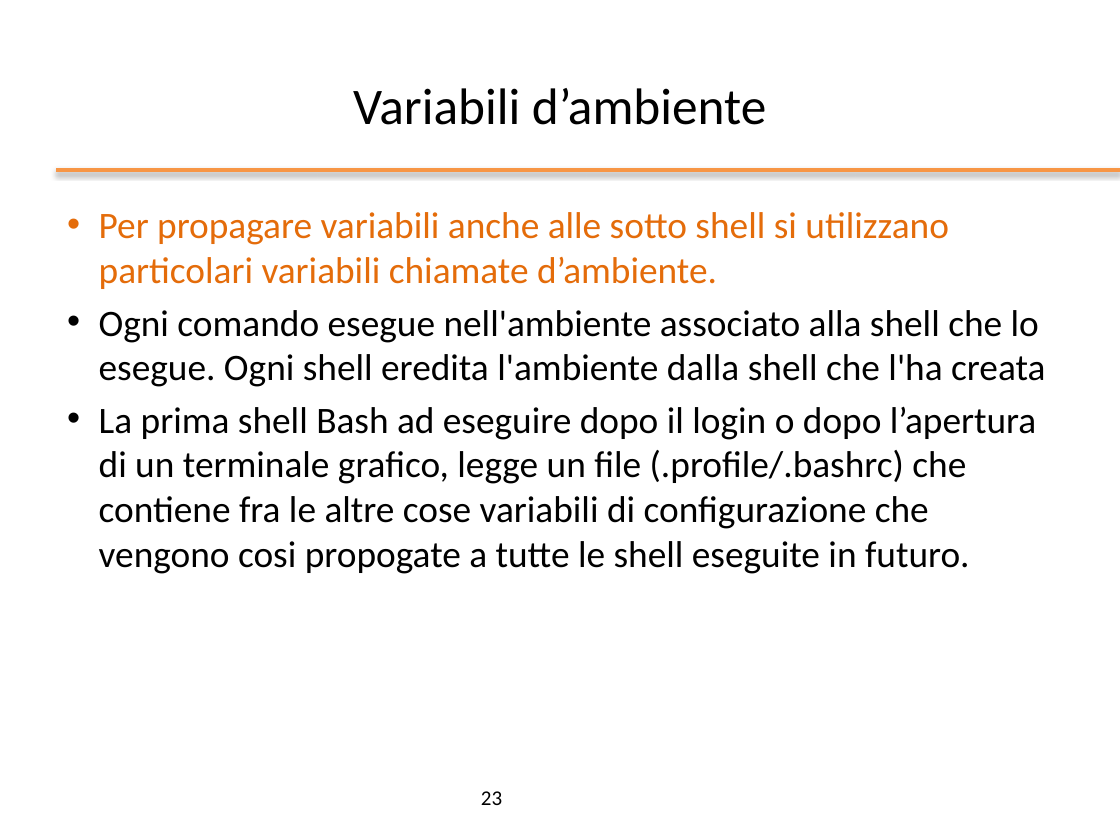
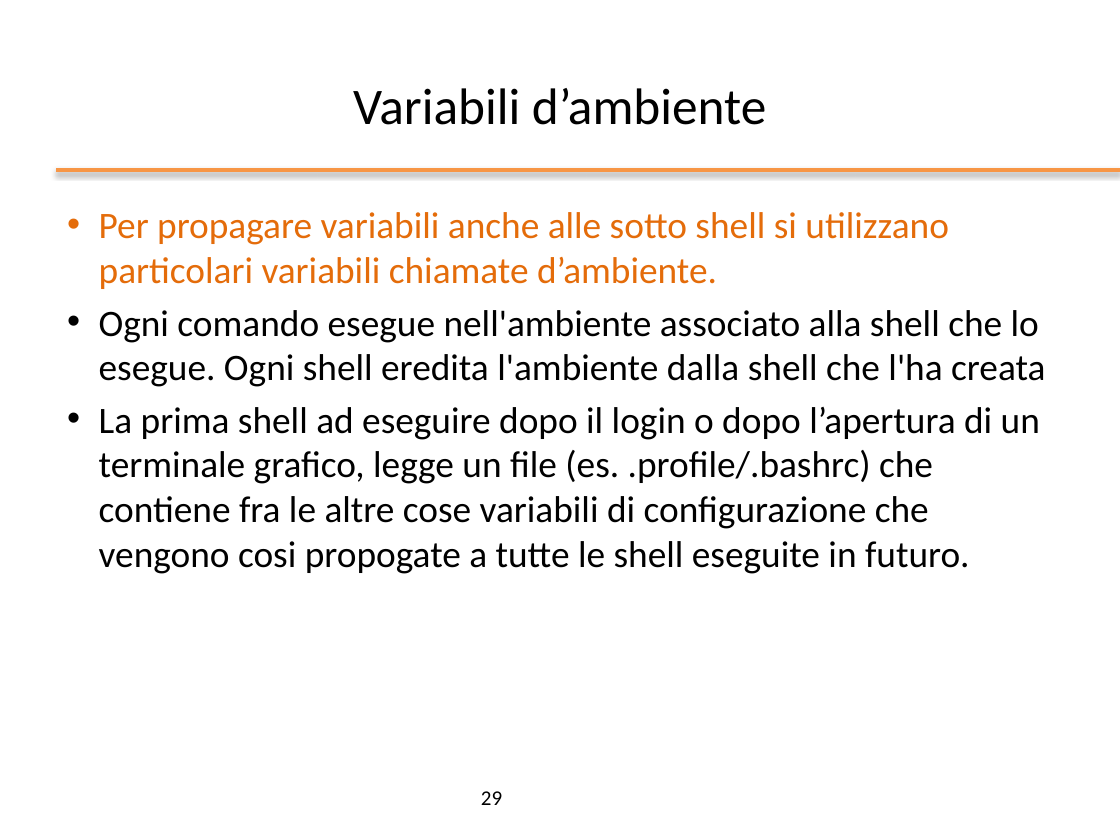
Before and after one commit to nbicocchi/operatingsystemsbsc, a slide deck: slide 29 of slides/ppt/02_Bash Basics.pptx (slide 23 before the commit). Drawn at 1120x840 pixels with LibreOffice and Linux fonts; fonts in the diff are those of the drawing; background and template pictures are left out. Boxes give left, top, right and bottom in pixels: in the first picture for what was removed or moved away, otherwise in the second. Text is boxed around its words. In the diff, an @@ line names an element or a change of style, - is before the commit and + after.

```diff
--- a/slides/ppt/02_Bash Basics.pptx
+++ b/slides/ppt/02_Bash Basics.pptx
@@ text at box(99, 407, 1040, 574): text changed @@
-• La prima shell Bash ad eseguire dopo il login o dopo l’apertura di un terminale grafico, legge un file (.profile/.bashrc) che contiene fra le altre cose variabili di configurazione che vengono cosi propogate a tutte le shell eseguite in futuro.
+• La prima shell ad eseguire dopo il login o dopo l’apertura di un terminale grafico, legge un file (es. .profile/.bashrc) che contiene fra le altre cose variabili di configurazione che vengono cosi propogate a tutte le shell eseguite in futuro.
@@ page number at box(481, 791, 502, 805): text changed @@
-23
+29
```
Also in this commit, not shown: 20 other slides changed, 6 slides added, 3 other files.
